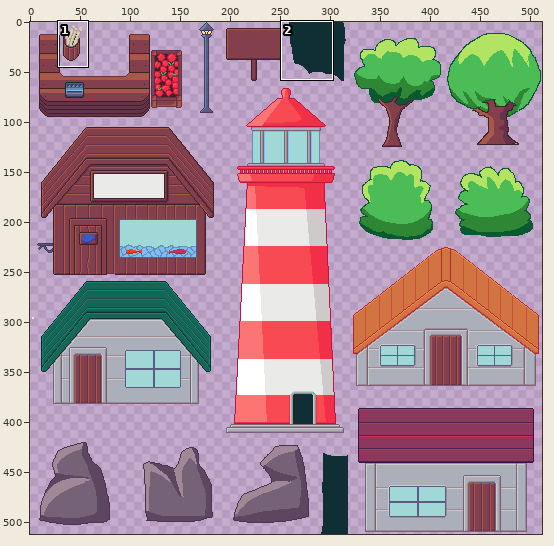
Sprite sheet: Brackeys Jam 2022/Assets/Art/buildings.png. Above, an overview of the earlier version with the close-up marked.
Close-up. Before:
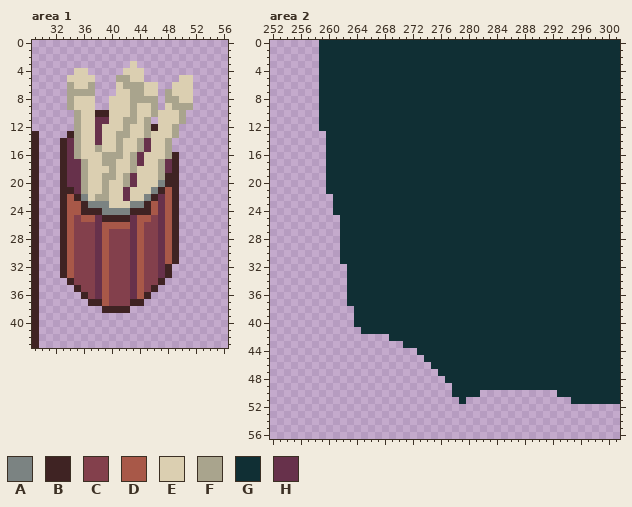
The file is 512x512 pixels. Colours within 5 levels of each other are drawn and written as one. Shown: area 1: x 29..56, y 0..43; area 2: x 252..301, y 0..56.
Palette (. is transparent): A #7b8382  B #3f2323  C #83404c  D #a85848  E #dbcfb1  F #a9a48d  G #102f34  H #67314b
Pixels before, area 1, first column x 29:
 3 ..............E........
 4 ......EE.....EEE.......
 5 .....EEEE...FFEE.....EE
 6 .....FEEF...EFFFEE..EEE
 7 .....FFFF...EEFFEE.FEEE
 8 .....FEEE..EEEFFFF.FFEE
 9 .....FEEE..EEEFEEF.EFFF
10 ......FEEBBEEEFEEFEEEF.
11 ......FEEHHEEFFEF.EEEF.
12 ......FEEHEEEFEEFBEEF..
13 B....BFEEHEEFFEEFEEEF..
14 B...BHFEEHEEFEEFHEEF...
15 B...BHFEEFEEFEEFHEEF...
16 B...BHFEEEFFFEFHEEEFB..
17 B...BHHFEEFFEEFHEEFHB..
18 B...BHHFEEEFEEFEEEFHB..
19 B...BHHFEEFFEFHEEEFBB..
20 B...BHHFEEFEEFHEEEABB..
21 B...BBHFEEFEEHEEEABDB..
22 B...BDBAEFFEEHEEABHDB..
23 B...BDDBAAAEEEAABDHDB..
24 B...BDDBBBAAAABBBDHDB..
25 B...BDCDDHBBBBHDDCHDB..
26 B...BDCCCHDDDDHDCCHDB..
27 B...BDCCCHDCCCHDCCHDB..
28 B...BDCCCHDCCCHDCCHDB..
29 B...BDCCCHDCCCHDCCHDB..
30 B...BDCCCHDCCCHDCCHDB..
31 B...BDCCCHDCCCHDCCHDB..
32 B...BDCCCHDCCCHDCCHB...
33 B...BDCCCHDCCCHDCCHB...
34 B....BCCCHDCCCHDCCB....
35 B.....BCCHDCCCHDCB.....
36 B......BCHDCCCHDB......
37 B.......BBDCCCBB.......
38 B.........BBBB.........
39 B......................
40 B......................
41 B......................
42 B......................
43 B......................
Pixels before, area 2 (only the part around the change), first column x 253:
 0 ......GGGGGGGGGGGGGGGGGGGGGGGGGGGGGGGGGGGGGGGGGGG
 1 ......GGGGGGGGGGGGGGGGGGGGGGGGGGGGGGGGGGGGGGGGGGG
 2 ......GGGGGGGGGGGGGGGGGGGGGGGGGGGGGGGGGGGGGGGGGGG
 3 ......GGGGGGGGGGGGGGGGGGGGGGGGGGGGGGGGGGGGGGGGGGG
 4 ......GGGGGGGGGGGGGGGGGGGGGGGGGGGGGGGGGGGGGGGGGGG
 5 ......GGGGGGGGGGGGGGGGGGGGGGGGGGGGGGGGGGGGGGGGGGG
 6 ......GGGGGGGGGGGGGGGGGGGGGGGGGGGGGGGGGGGGGGGGGGG
 7 ......GGGGGGGGGGGGGGGGGGGGGGGGGGGGGGGGGGGGGGGGGGG
 8 ......GGGGGGGGGGGGGGGGGGGGGGGGGGGGGGGGGGGGGGGGGGG
 9 ......GGGGGGGGGGGGGGGGGGGGGGGGGGGGGGGGGGGGGGGGGGG
10 ......GGGGGGGGGGGGGGGGGGGGGGGGGGGGGGGGGGGGGGGGGGG
11 ......GGGGGGGGGGGGGGGGGGGGGGGGGGGGGGGGGGGGGGGGGGG
12 ......GGGGGGGGGGGGGGGGGGGGGGGGGGGGGGGGGGGGGGGGGGG
13 .......GGGGGGGGGGGGGGGGGGGGGGGGGGGGGGGGGGGGGGGGGG
14 .......GGGGGGGGGGGGGGGGGGGGGGGGGGGGGGGGGGGGGGGGGG
15 .......GGGGGGGGGGGGGGGGGGGGGGGGGGGGGGGGGGGGGGGGGG
16 .......GGGGGGGGGGGGGGGGGGGGGGGGGGGGGGGGGGGGGGGGGG
17 .......GGGGGGGGGGGGGGGGGGGGGGGGGGGGGGGGGGGGGGGGGG
18 .......GGGGGGGGGGGGGGGGGGGGGGGGGGGGGGGGGGGGGGGGGG
19 .......GGGGGGGGGGGGGGGGGGGGGGGGGGGGGGGGGGGGGGGGGG
20 .......GGGGGGGGGGGGGGGGGGGGGGGGGGGGGGGGGGGGGGGGGG
21 .......GGGGGGGGGGGGGGGGGGGGGGGGGGGGGGGGGGGGGGGGGG
22 ........GGGGGGGGGGGGGGGGGGGGGGGGGGGGGGGGGGGGGGGGG
23 ........GGGGGGGGGGGGGGGGGGGGGGGGGGGGGGGGGGGGGGGGG
24 ........GGGGGGGGGGGGGGGGGGGGGGGGGGGGGGGGGGGGGGGGG
25 .........GGGGGGGGGGGGGGGGGGGGGGGGGGGGGGGGGGGGGGGG
26 .........GGGGGGGGGGGGGGGGGGGGGGGGGGGGGGGGGGGGGGGG
27 .........GGGGGGGGGGGGGGGGGGGGGGGGGGGGGGGGGGGGGGGG
28 .........GGGGGGGGGGGGGGGGGGGGGGGGGGGGGGGGGGGGGGGG
29 .........GGGGGGGGGGGGGGGGGGGGGGGGGGGGGGGGGGGGGGGG
30 .........GGGGGGGGGGGGGGGGGGGGGGGGGGGGGGGGGGGGGGGG
31 .........GGGGGGGGGGGGGGGGGGGGGGGGGGGGGGGGGGGGGGGG
32 ..........GGGGGGGGGGGGGGGGGGGGGGGGGGGGGGGGGGGGGGG
33 ..........GGGGGGGGGGGGGGGGGGGGGGGGGGGGGGGGGGGGGGG
34 ..........GGGGGGGGGGGGGGGGGGGGGGGGGGGGGGGGGGGGGGG
35 ..........GGGGGGGGGGGGGGGGGGGGGGGGGGGGGGGGGGGGGGG
36 ..........GGGGGGGGGGGGGGGGGGGGGGGGGGGGGGGGGGGGGGG
37 ..........GGGGGGGGGGGGGGGGGGGGGGGGGGGGGGGGGGGGGGG
38 ...........GGGGGGGGGGGGGGGGGGGGGGGGGGGGGGGGGGGGGG
39 ...........GGGGGGGGGGGGGGGGGGGGGGGGGGGGGGGGGGGGGG
40 ...........GGGGGGGGGGGGGGGGGGGGGGGGGGGGGGGGGGGGGG
41 ............GGGGGGGGGGGGGGGGGGGGGGGGGGGGGGGGGGGGG
42 ................GGGGGGGGGGGGGGGGGGGGGGGGGGGGGGGGG
43 ..................GGGGGGGGGGGGGGGGGGGGGGGGGGGGGGG
44 ....................GGGGGGGGGGGGGGGGGGGGGGGGGGGGG
45 .....................GGGGGGGGGGGGGGGGGGGGGGGGGGGG
46 ......................GGGGGGGGGGGGGGGGGGGGGGGGGGG
47 .......................GGGGGGGGGGGGGGGGGGGGGGGGGG
48 ........................GGGGGGGGGGGGGGGGGGGGGGGGG
49 .........................GGGGGGGGGGGGGGGGGGGGGGGG
50 .........................GGGG...........GGGGGGGGG
51 ..........................G...............GGGGGGG
52 .................................................
53 .................................................
54 .................................................
55 .................................................
56 .................................................
The result:
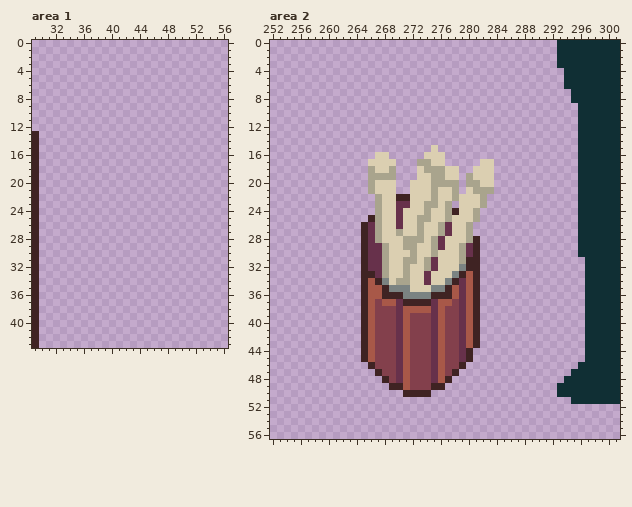
Difference:
Changed rows in their new state; - is an unchanged pixel.
Area 1:
first column x 33:
 3 ----------.--------
 4 --..-----...-------
 5 -....---....-----..
 6 -....---......--...
 7 -....---......-....
 8 -....--.......-....
 9 -....--.......-....
10 --................-
11 --...........-....-
12 --...............--
13 -................--
14 ................---
15 ................---
16 .................--
17 .................--
18 .................--
19 .................--
20 .................--
21 .................--
22 .................--
23 .................--
24 .................--
25 .................--
26 .................--
27 .................--
28 .................--
29 .................--
30 .................--
31 .................--
32 ................---
33 ................---
34 -..............----
35 --............-----
36 ---..........------
37 ----........-------
38 ------....---------
Area 2:
first column x 259:
 0 ..................................----
 1 ..................................----
 2 ..................................----
 3 ..................................----
 4 ...................................---
 5 ...................................---
 6 ...................................---
 7 ....................................--
 8 ....................................--
 9 .....................................-
10 .....................................-
11 .....................................-
12 .....................................-
13 -....................................-
14 -....................................-
15 -...............E....................-
16 -.......EE.....EEE...................-
17 -......EEEE...FFEE.....EE............-
18 -......FEEF...EFFFEE..EEE............-
19 -......FFFF...EEFFEE.FEEE............-
20 -......FEEE..EEEFFFF.FFEE............-
21 -......FEEE..EEEFEEF.EFFF............-
22 --......FEEBBEEEFEEFEEEF.............-
23 --......FEEHHEEFFEF.EEEF.............-
24 --......FEEHEEEFEEFBEEF..............-
25 ---....BFEEHEEFFEEFEEEF..............-
26 ---...BHFEEHEEFEEFHEEF...............-
27 ---...BHFEEFEEFEEFHEEF...............-
28 ---...BHFEEEFFFEFHEEEFB..............-
29 ---...BHHFEEFFEEFHEEFHB..............-
30 ---...BHHFEEEFEEFEEEFHB..............-
31 ---...BHHFEEFFEFHEEEFBB...............
32 ----..BHHFEEFEEFHEEEABB...............
33 ----..BBHFEEFEEHEEEABDB...............
34 ----..BDBAEFFEEHEEABHDB...............
35 ----..BDDBAAAEEEAABDHDB...............
36 ----..BDDBBBAAAABBBDHDB...............
37 ----..BDCDDHBBBBHDDCHDB...............
38 -----.BDCCCHDDDDHDCCHDB...............
39 -----.BDCCCHDCCCHDCCHDB...............
40 -----.BDCCCHDCCCHDCCHDB...............
41 ------BDCCCHDCCCHDCCHDB...............
42 ------BDCCCHDCCCHDCCHDB...............
43 ------BDCCCHDCCCHDCCHDB...............
44 ------BDCCCHDCCCHDCCHB................
45 ------BDCCCHDCCCHDCCHB................
46 -------BCCCHDCCCHDCCB................-
47 --------BCCHDCCCHDCB................--
48 ---------BCHDCCCHDB................---
49 ----------BBDCCCBB-...............----
50 ------------BBBB---....---------------
51 --------------------.-----------------
Pixel boxes of the changes (left, top, right, bottom) in both close-ups:
erased: (60, 61, 193, 313)
changed: (319, 40, 585, 404)
